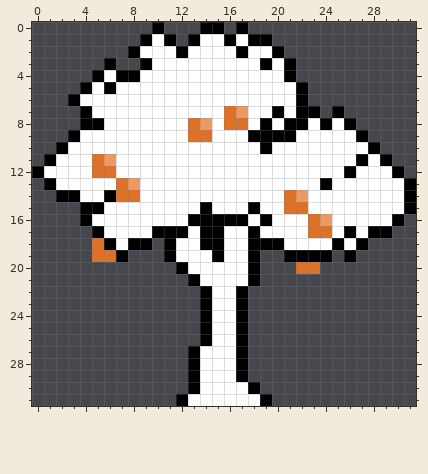
A pixel-art sprite gets an edit: floor/processor/images/Panto2019/Orchard/Tree_big.png. That is the earlier state.
The file is 32x32 pixels.
And afterwards:
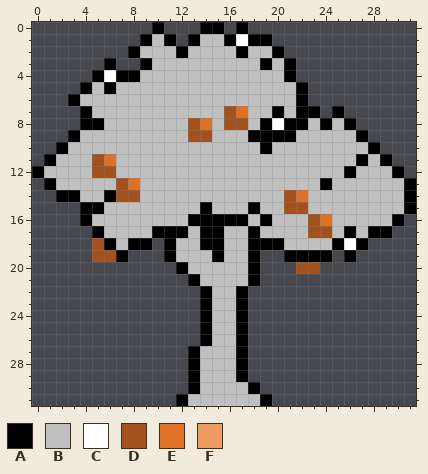
Palette (. is transparent): A #000000  B #c0c0c0  C #ffffff  D #a3521d  E #df7126  F #ed9960
The exact change:
Changed rows in their new state; - is an unchanged pixel.
first column x 1:
 1 ---------B---BB---------------
 2 --------BBB-BBBB-BB-----------
 3 ---------BBBBBBBBB-B----------
 4 --------BBBBBBBBBBBB----------
 5 ----B-BBBBBBBBBBBBBBB---------
 6 ---BBBBBBBBBBBBBBBBBB---------
 7 ----BBBBBBBBBBBDEBB-B---------
 8 -----BBBBBBBDEBDDB----B-B-----
 9 ---BBBBBBBBBDDBBB----BBBBB----
10 --BBBBBBBBBBBBBBBB-BBBBBBBB---
11 -BBBDEBBBBBBBBBBBBBBBBBBBB-B--
12 BBBBDDBBBBBBBBBBBBBBBBBBB-BBB-
13 -BBBBBDEBBBBBBBBBBBBBBB-BBBBBB
14 ---BB-DDBBBBBBBBBBBBDEBBBBBBBB
15 -----BBBBBBBB-BBB-BBDDBBBBBBBB
16 ----BBBBBBBB-----B-BBBDEBBBBB-
17 -----BBBB---B--BB-BBBBDDB-B---
18 ----D-B----BB--BB---BBBB------
19 ----DD-----BBB-BB-------------
20 ------------BBBBB----DD-------
21 -------------BBBB-------------
22 --------------BB--------------
23 --------------BB--------------
24 --------------BB--------------
25 --------------BB--------------
26 --------------BB--------------
27 -------------BBB--------------
28 -------------BBB--------------
29 -------------BBB--------------
30 -------------BBBB-------------
31 ------------BBBBBB------------
